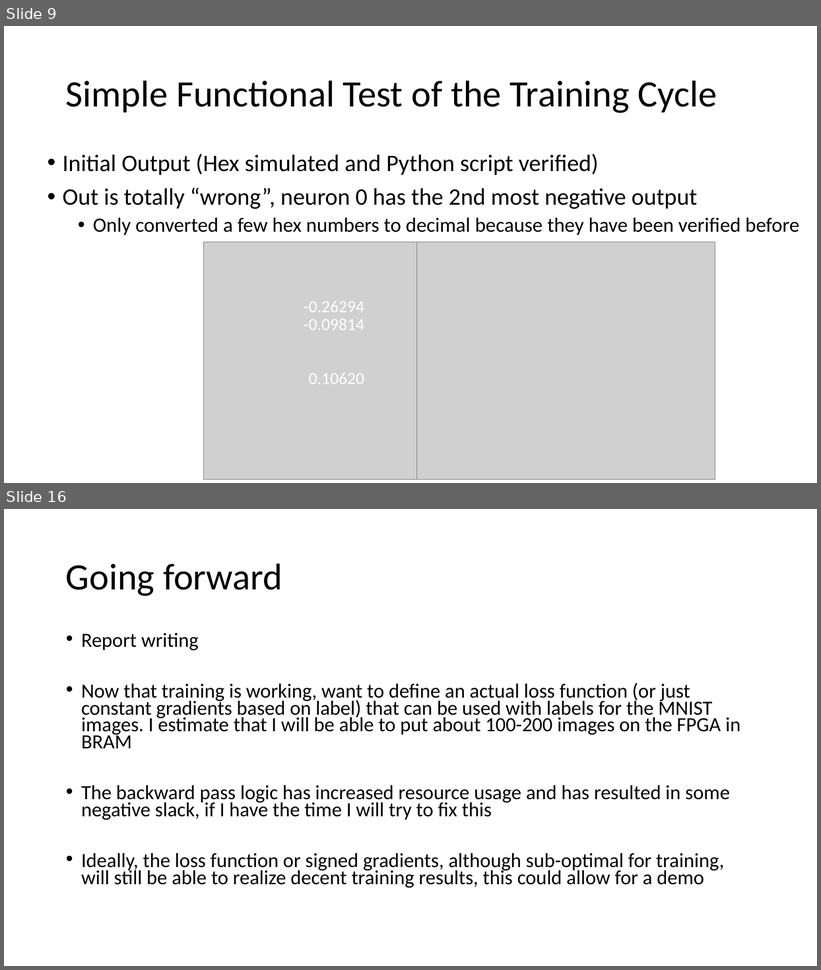
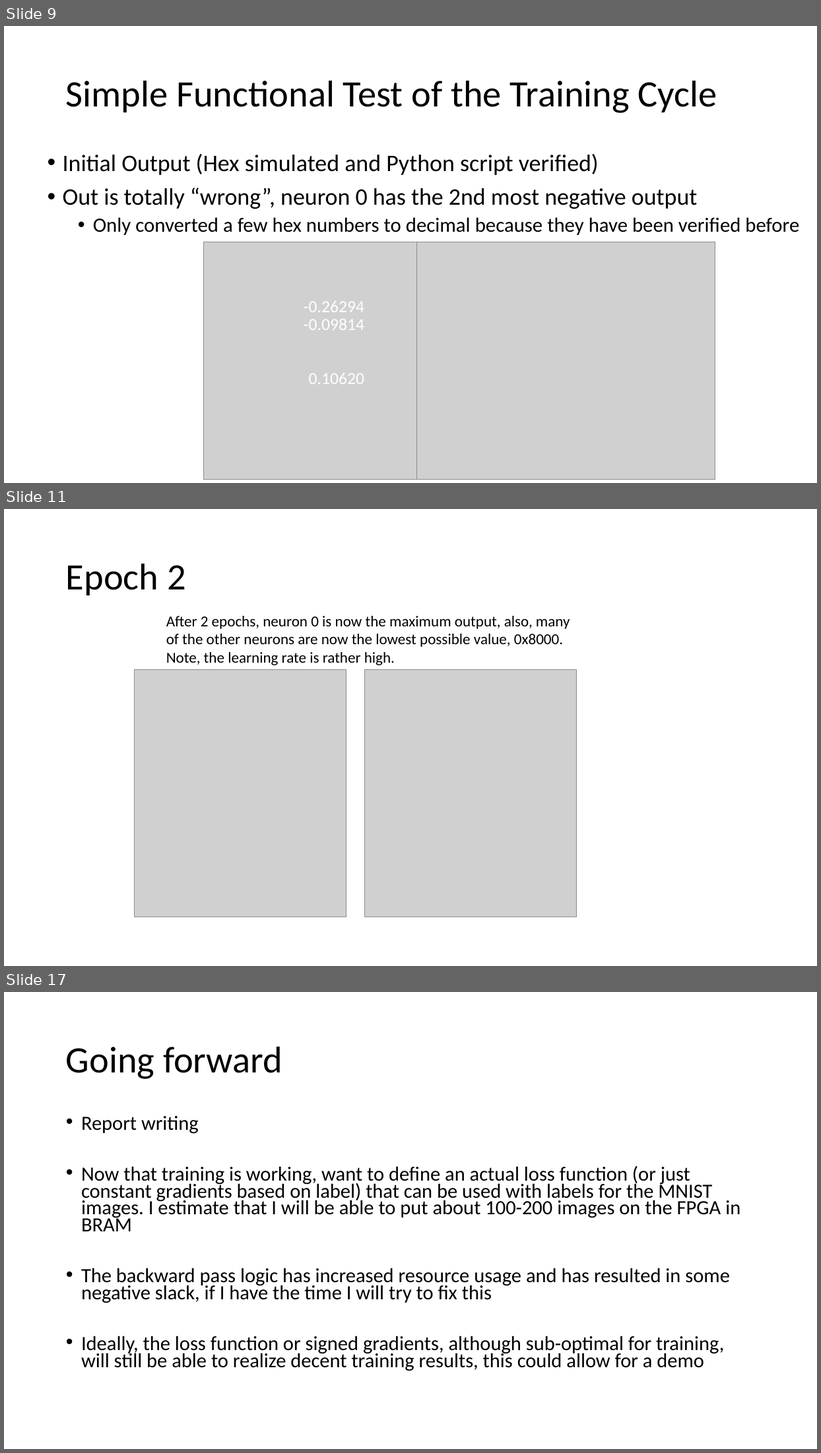
Before and after one commit to erikgroving/NeuralNetworkHardwareAccelerator, a slide deck: WeeklyPresentations/update11_06_03.pptx. Shown one above the other, each under a label of ours: slides 9 and 16 before the commit, slides 9, 11 and 17 after it; the slides between them are not shown. The pictures are 821x970 and 821x1453 pixels, drawn with LibreOffice and Linux fonts; fonts in the diff are those of the drawing; grey boxes stand for pictures. Boxes give left, top, right and bottom in pixels: in the first picture for what was removed or moved away, otherwise in the second. Text is boxed around its words. In the diff, an @@ line names an element or a change of style, - is before the commit and + after.

```diff
--- a/WeeklyPresentations/update11_06_03.pptx
+++ b/WeeklyPresentations/update11_06_03.pptx
@@ slide 11 added at bbox=[4, 509, 817, 966], background #FFFFFF @@
@@ title added at bbox=[66, 563, 186, 595], 44 pt, text #000000 @@
+Epoch 2
@@ text added at bbox=[166, 616, 570, 665], 18 pt, text #000000 @@
+After 2 epochs, neuron 0 is now the maximum output, also, many of the other neurons are now the lowest possible value, 0x8000. Note, the learning rate is rather high.
@@ picture added at bbox=[135, 670, 346, 918] @@
@@ picture added at bbox=[364, 670, 576, 917] @@
@@ what was slide 16 is now slide 17 @@
```
Also in this commit, not shown: 6 slides changed, 1 other slide added, 1 slide removed, 5 other files.
